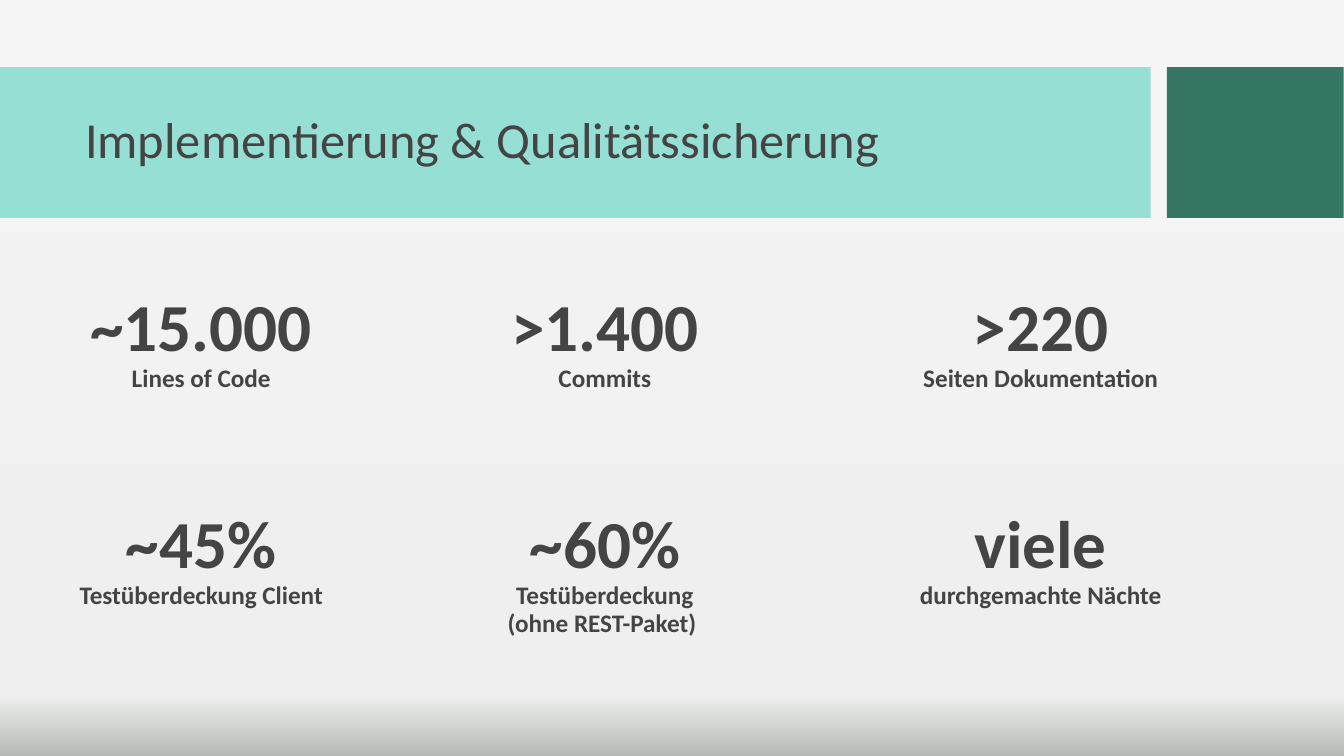
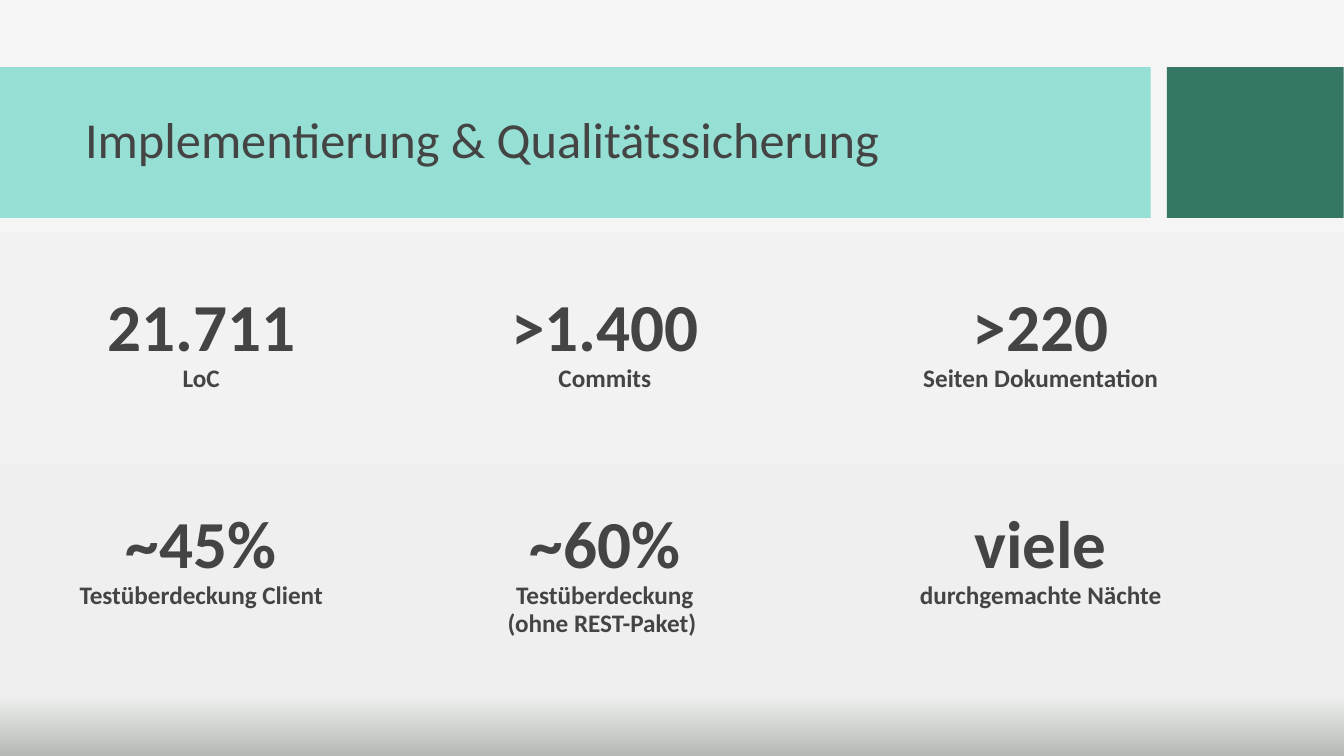
Before and after one commit to PSE-WS1617-IPD-Workflow/PSE_WS1617_IPD_Boehm_Studienplan, a slide deck: slide 9 of Abschlusspräsentation/Praesentation_newdesign.pptx. Drawn at 1344x756 pixels with LibreOffice and Linux fonts; fonts in the diff are those of the drawing; background and template pictures are left out. Boxes give left, top, right and bottom in pixels: in the first picture for what was removed or moved away, otherwise in the second. Text is boxed around its words. In the diff, an @@ line names an element or a change of style, - is before the commit and + after.

```diff
--- a/Abschlusspräsentation/Praesentation_newdesign.pptx
+++ b/Abschlusspräsentation/Praesentation_newdesign.pptx
@@ text at (107, 307, 295, 387): text changed; size 18 to 48 pt @@
-~15.000
-Lines of Code
+21.711
+LoC
```
Also in this commit, not shown: 1 other slide changed, 1 other file.
